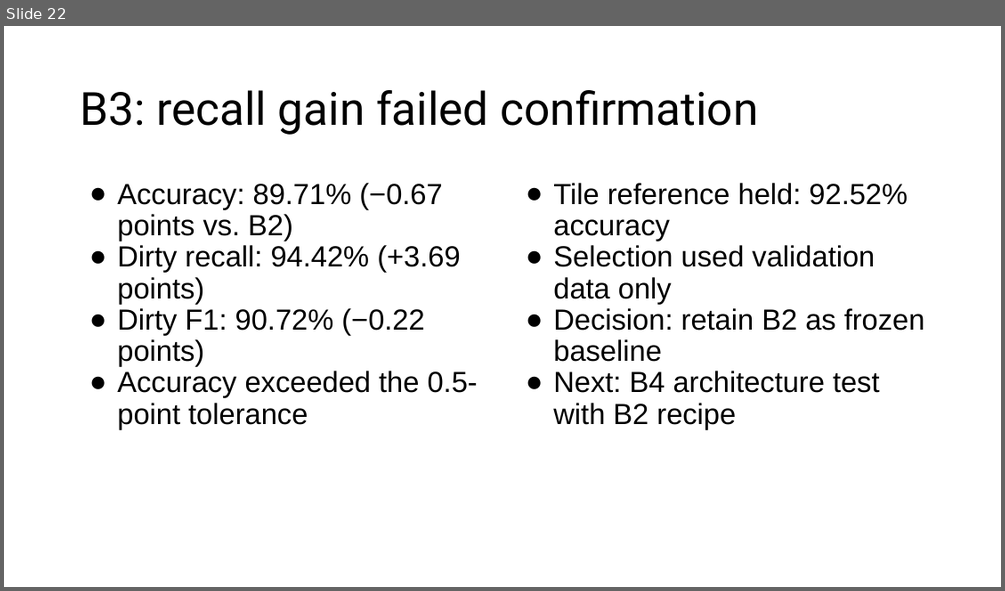
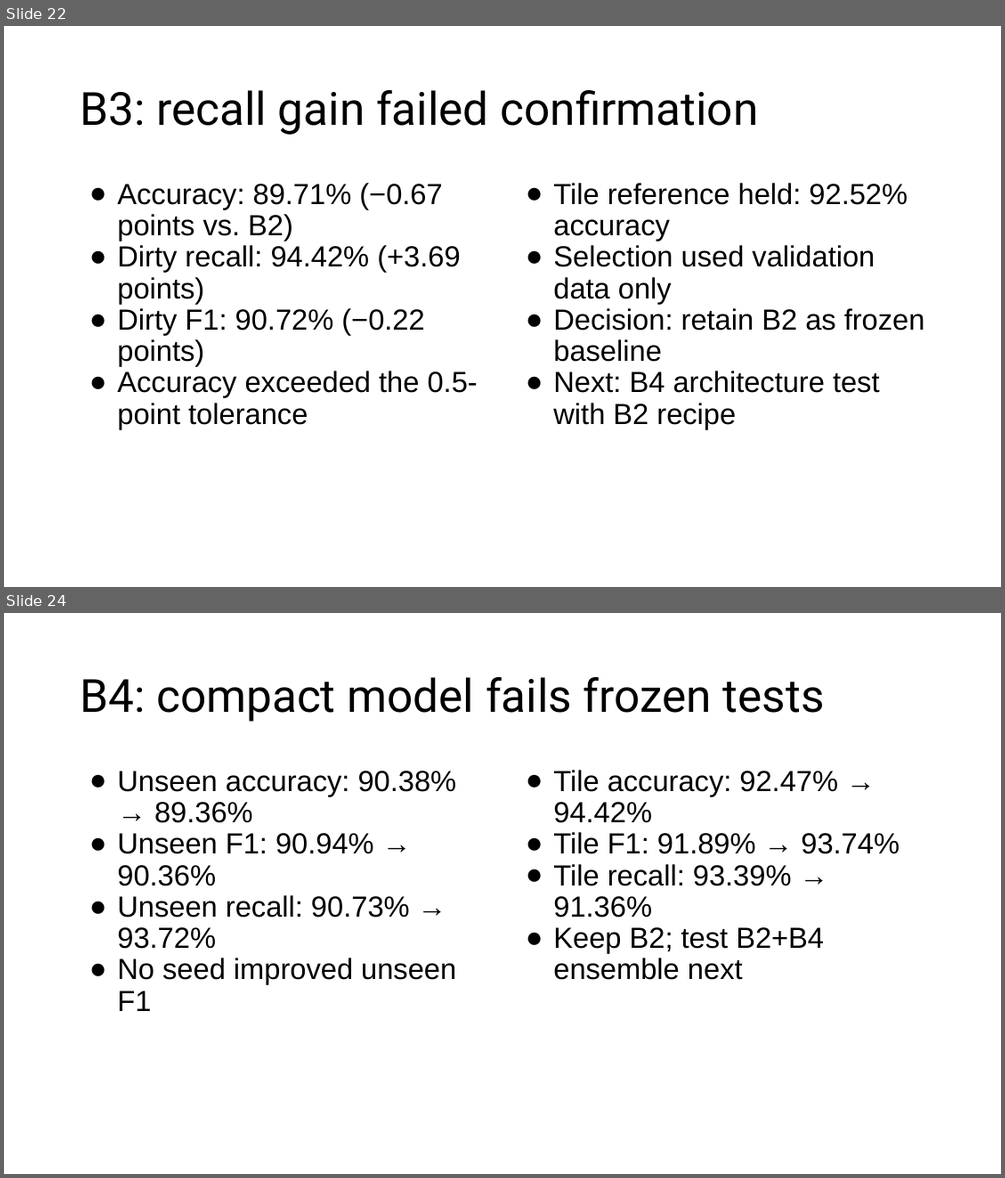
Before and after one commit to nocleo/ADVLSI2_Project_updated, a slide deck: presentation/ADVLSI2_DRC_CNN_Project_Progress.pptx. Shown one above the other, each under a label of ours: slide 22 before the commit, slides 22 and 24 after it; the slides between them are not shown. The pictures are 1005x591 and 1005x1178 pixels, drawn with LibreOffice and Linux fonts; fonts in the diff are those of the drawing. Boxes give left, top, right and bottom in pixels: in the first picture for what was removed or moved away, otherwise in the second. Text is boxed around its words. In the diff, an @@ line names an element or a change of style, - is before the commit and + after.

```diff
--- a/presentation/ADVLSI2_DRC_CNN_Project_Progress.pptx
+++ b/presentation/ADVLSI2_DRC_CNN_Project_Progress.pptx
@@ slide 24 added at [4, 613, 1001, 1174], background #FFFFFF @@
@@ title added at [80, 677, 825, 722], 44 pt, text #000000 @@
+B4: compact model fails frozen tests
@@ text added at [117, 771, 457, 1011], 28 pt, text #000000 @@
+● Unseen accuracy: 90.38% → 89.36%
+● Unseen F1: 90.94% → 90.36%
+● Unseen recall: 90.73% → 93.72%
+● No seed improved unseen F1
@@ text added at [553, 770, 899, 980], 28 pt, text #000000 @@
+● Tile accuracy: 92.47% → 94.42%
+● Tile F1: 91.89% → 93.74%
+● Tile recall: 93.39% → 91.36%
+● Keep B2; test B2+B4 ensemble next
```
Also in this commit, not shown: 4 slides changed, 1 other slide added, 6 other files.
